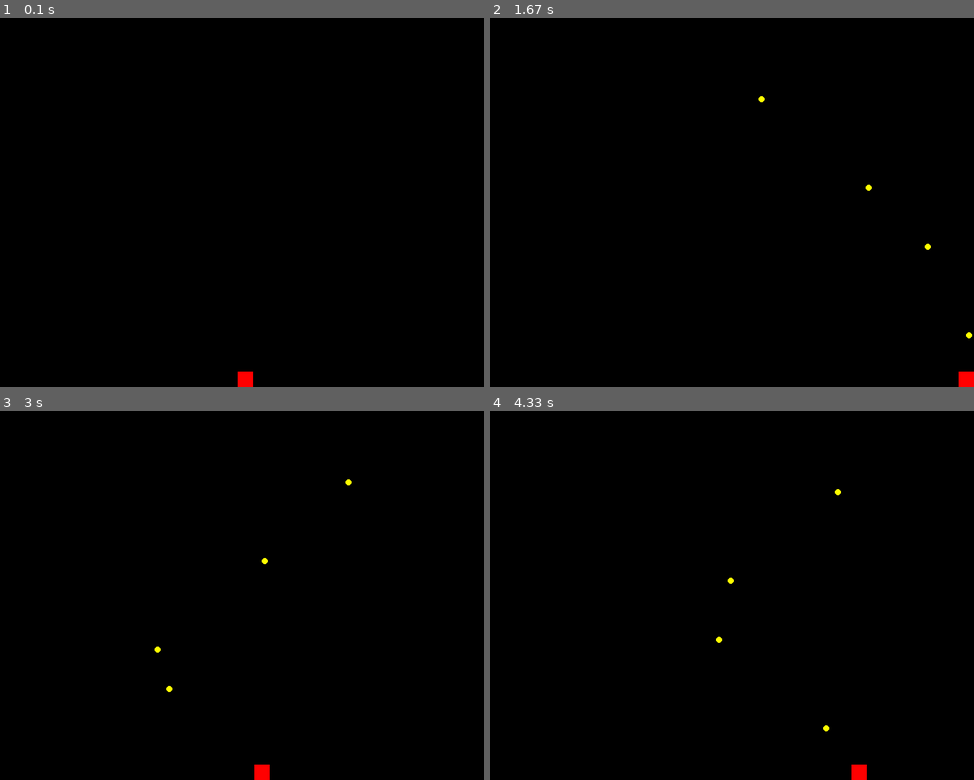
Above: before the commit, frames 1-4 (two rows, left to right).
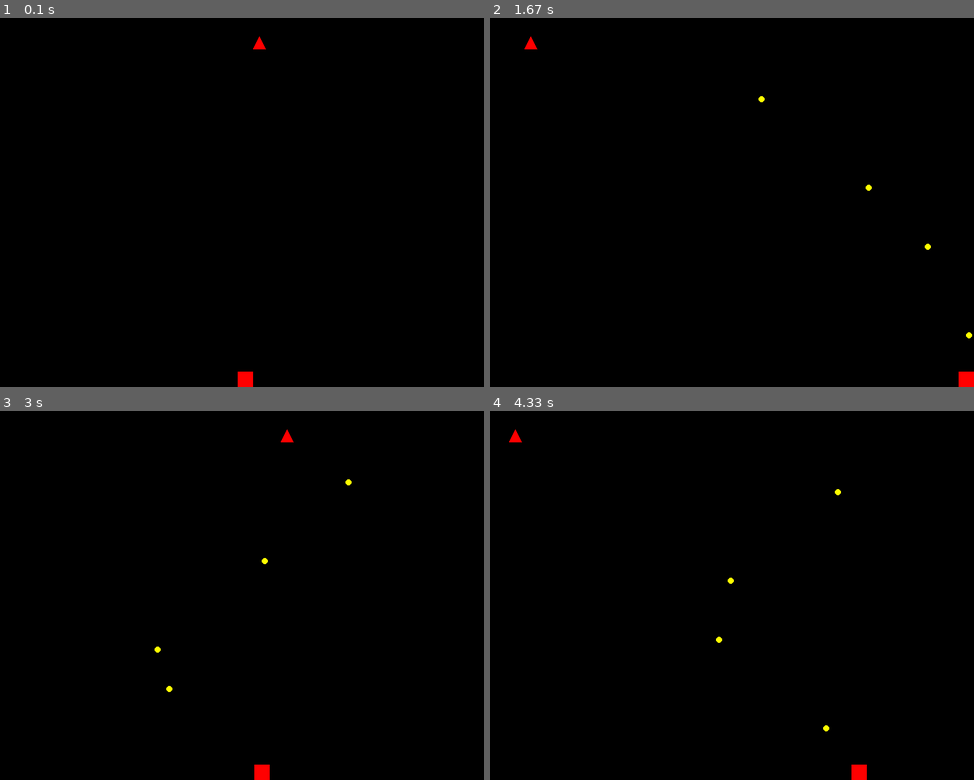
Above: after the commit, the same moments.

Repository: alderaan/Pygame-Space-Invaders
Game: pygame game, started from main.py
The game is run twice, just before and just after one commit, with the same random seed, the same clock (stepped at 60 frames per second) and the same inputs.
Inputs:
- Up to frame 1 (0.1 s): no input
- Up to frame 2 (1.67 s): tap Space at 0.33, 0.73, 1.03, 1.23, 1.53 s; hold Right 0.67-1.13 s; hold Right 1.17-1.63 s
- Up to frame 3 (3 s): hold Left 1.67-2.2 s; tap Space at 1.73, 2.03, 2.3, 2.6, 2.73 s; hold Left 2.23-2.63 s; hold Right from 2.67 s (still down)
- Up to frame 4 (4.33 s): tap Space at 3.03, 3.4, 3.7, 3.9, 4.2 s; release Right at 3.3 s; hold Left 3.33-3.8 s; hold Right 3.83-4.3 s

The runs differ from the first frame. In frame 1, less than 0.1% of the frame differs, in the area x 52-55%, y 5-9%; in frame 2, less than 0.1%; in frame 3, less than 0.1%; in frame 4, less than 0.1%.

Commit message:
adding enemey

Diff:
--- /dev/null
+++ b/enemy.py
@@ -0,0 +1,36 @@
+import pygame
+from config import SCREEN_WIDTH
+
+SCREEN_HEIGHT = 600
+
+# Colors
+ENEMY_COLOR = (255, 0, 0)
+
+
+# Enemy speed
+ENEMY_SPEED = 5
+
+
+# Enemy class
+class Enemy:
+    def __init__(self, x, y):
+        self.x = x
+        self.y = y
+        self.width = 20
+        self.height = 20
+        self.direction = 1  # 1 means right, -1 means left
+
+    def move(self):
+        self.x += self.direction * ENEMY_SPEED
+        if self.x > SCREEN_WIDTH:
+            self.x = -self.width
+        elif self.x < -self.width:
+            self.x = SCREEN_WIDTH
+
+    def draw(self, screen):
+        points = [
+            (self.x, self.y),
+            (self.x + self.width // 2, self.y - self.height),
+            (self.x + self.width, self.y),
+        ]
+        pygame.draw.polygon(screen, ENEMY_COLOR, points)
--- a/game.py
+++ b/game.py
@@ -1,6 +1,7 @@
 import pygame
 from player import Player
 from config import SCREEN_WIDTH, SCREEN_HEIGHT
+from enemy import Enemy
 
 
 def run_game():
@@ -10,6 +11,7 @@
     screen = pygame.display.set_mode((SCREEN_WIDTH, SCREEN_HEIGHT))
 
     player = Player(SCREEN_WIDTH / 2, SCREEN_HEIGHT, 25, 25)
+    enemy = Enemy(SCREEN_WIDTH // 2, 50)
 
     run = True
     while run:
@@ -24,9 +26,11 @@
         keys = pygame.key.get_pressed()
         player.move(dt, keys)
         player.update_bullets(dt)
+        enemy.move()
 
         screen.fill((0, 0, 0))
         player.draw(screen)
+        enemy.draw(screen)
 
         pygame.display.update()
 
